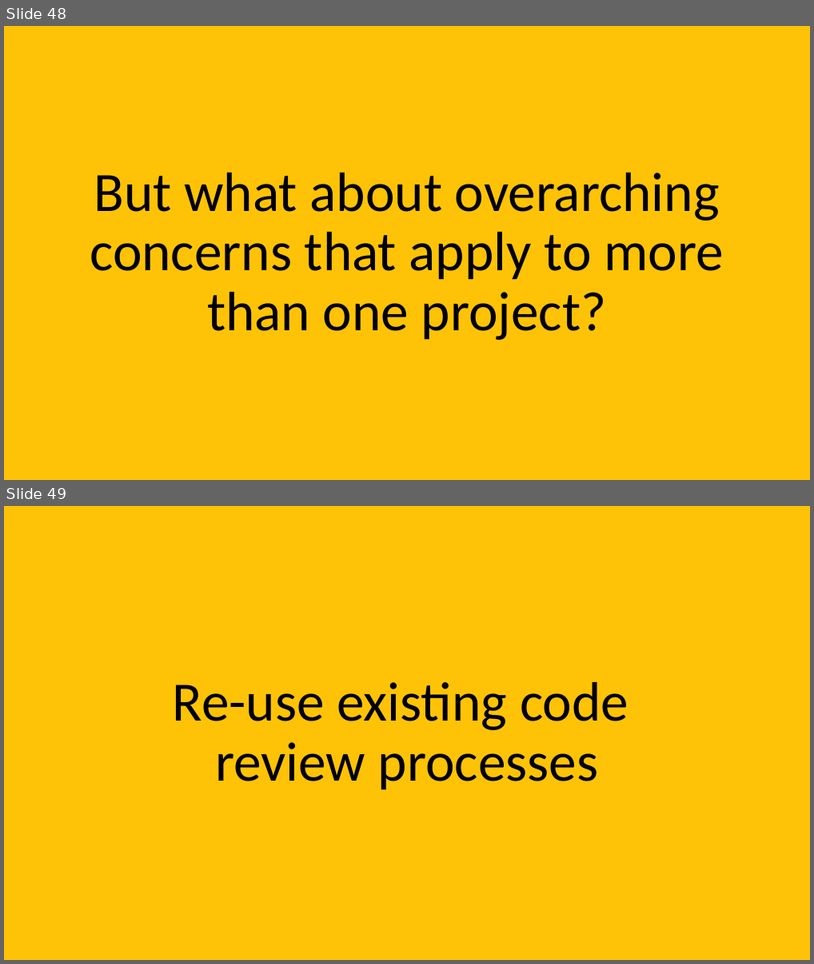
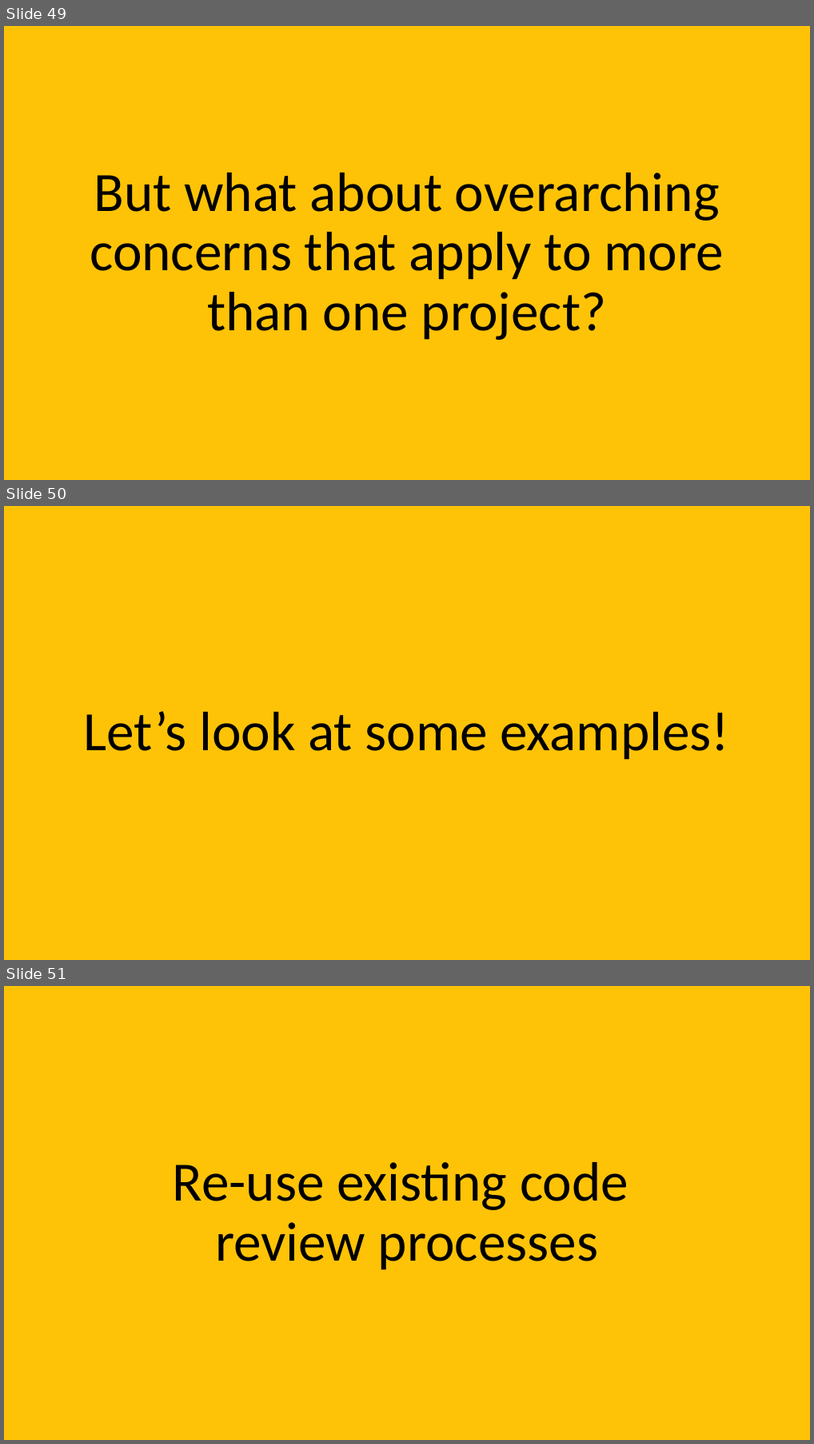
Before and after one commit to davidaayers/ea-talk, a slide deck: ea_in_a_devops_time.pptx. Shown one above the other, each under a label of ours: slides 48 and 49 before the commit, slides 49, 50 and 51 after it. The pictures are 814x964 and 814x1444 pixels, drawn with LibreOffice and Linux fonts; fonts in the diff are those of the drawing. Boxes give left, top, right and bottom in pixels: in the first picture for what was removed or moved away, otherwise in the second. Text is boxed around its words. In the diff, an @@ line names an element or a change of style, - is before the commit and + after.

```diff
--- a/ea_in_a_devops_time.pptx
+++ b/ea_in_a_devops_time.pptx
@@ slide 50 added at [4,506,810,960], background #FEC306 @@
@@ title added at [84,711,730,760], 66 pt, text #000000 @@
+Let’s look at some examples!
@@ what was slide 48 is now slide 49 @@
@@ what was slide 49 is now slide 51 @@
```
Also in this commit, not shown: 13 slides changed, 3 other slides added.
